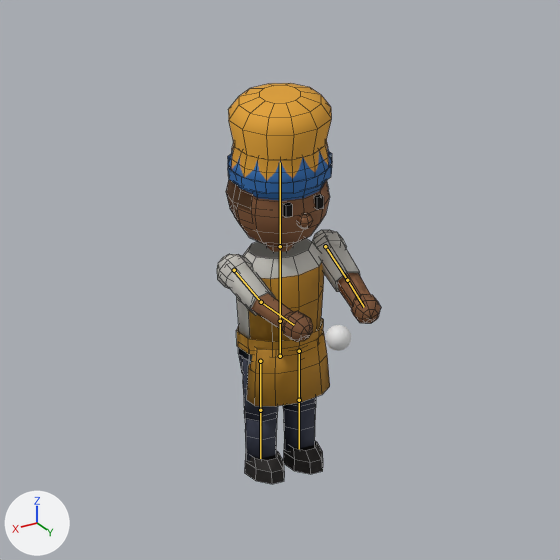
The Blender file art/blender/cook.blend, before and after one commit.
The view is the same before and after, from the file's camera 'review_cam'. The lights are fixed; the arrows at lower left show +X, +Y and +Z. The older version comes first. Both versions are drawn at frame 0 of the action 'IdleHolding'; the numbers are the values there. The bones that bend it are drawn over the model as lines. Mesh edges are drawn as thin lines on the coarser meshes.

In view in the first picture: 'cook_body_j1', 'cook_hat_j1', 'cook_hat_j2' and 1 more.
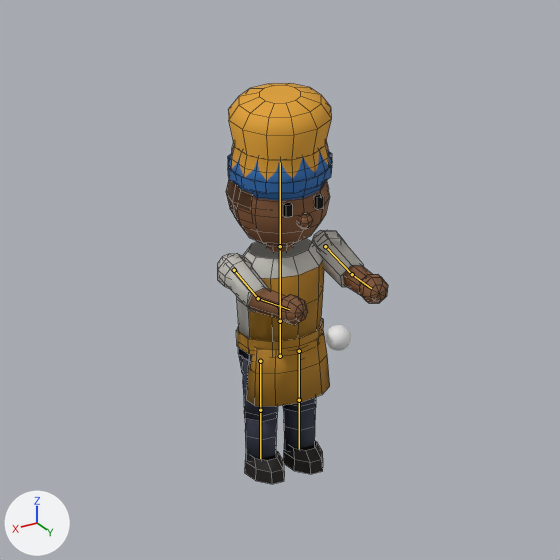
Edits to the bpy script that builds the scene:
```text
Change bone_upper_arm_l:
    where bone_upper_arm_l = bpy.data.objects['cook_rig'].pose.bones['upper_arm.L']  # child of 'spine'
    bone_upper_arm_l.rotation_euler: (1.222, -0.244, 0.0) -> (1.326, -0.14, 0.0)  # degrees (70, -14, 0) -> degrees (76, -8, 0)
Change bone_forearm_l:
    where bone_forearm_l = bpy.data.objects['cook_rig'].pose.bones['forearm.L']  # child of 'upper_arm.L'
    bone_forearm_l.rotation_euler: (0.209, 0.0, 0.0) -> (0.384, 0.0, 0.0)  # degrees (12, 0, 0) -> degrees (22, 0, 0)
Change bone_upper_arm_r:
    where bone_upper_arm_r = bpy.data.objects['cook_rig'].pose.bones['upper_arm.R']  # child of 'spine'
    bone_upper_arm_r.rotation_euler: (1.222, 0.244, 0.0) -> (1.326, 0.14, 0.0)  # degrees (70, 14, 0) -> degrees (76, 8, 0)
Change bone_forearm_r:
    where bone_forearm_r = bpy.data.objects['cook_rig'].pose.bones['forearm.R']  # child of 'upper_arm.R'
    bone_forearm_r.rotation_euler: (0.209, 0.0, 0.0) -> (0.384, 0.0, 0.0)  # degrees (12, 0, 0) -> degrees (22, 0, 0)
```

What differs and where, as boxes [x1, y1, x2, y2] in the pictures (560 x 560 px):
'cook_body_j1', posed
    before: [217, 180, 381, 484]
    after: [217, 180, 388, 484]
bone 'upper_arm.L', root to tip
    before: (234, 270) to (261, 302)
    after: (234, 270) to (258, 298)
bone 'forearm.L', root to tip
    before: (261, 302) to (294, 325)
    after: (258, 298) to (289, 309)
bone 'upper_arm.R', root to tip
    before: (325, 246) to (347, 280)
    after: (325, 246) to (352, 274)
bone 'forearm.R', root to tip
    before: (347, 280) to (364, 307)
    after: (352, 274) to (371, 288)
